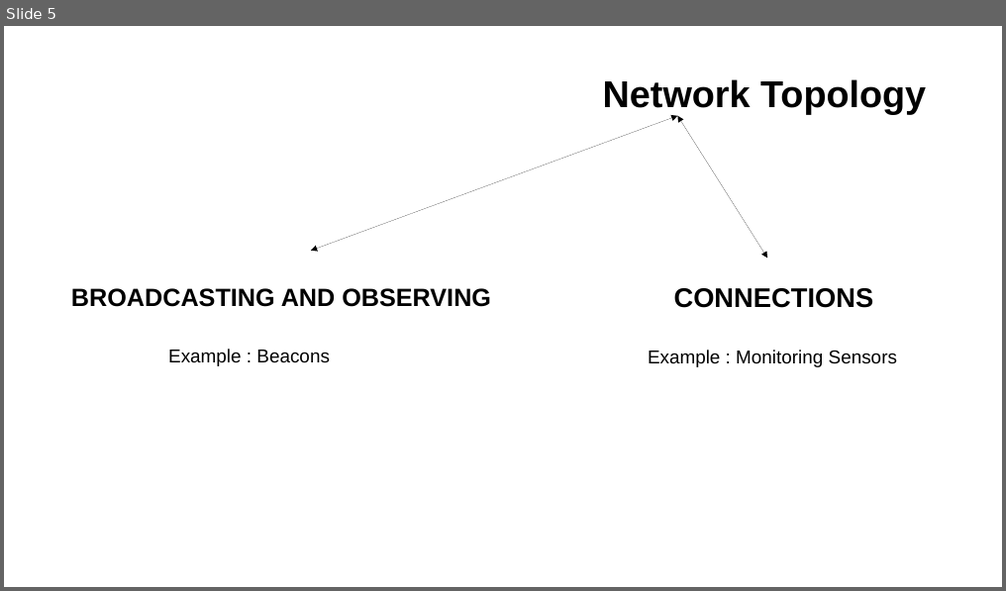
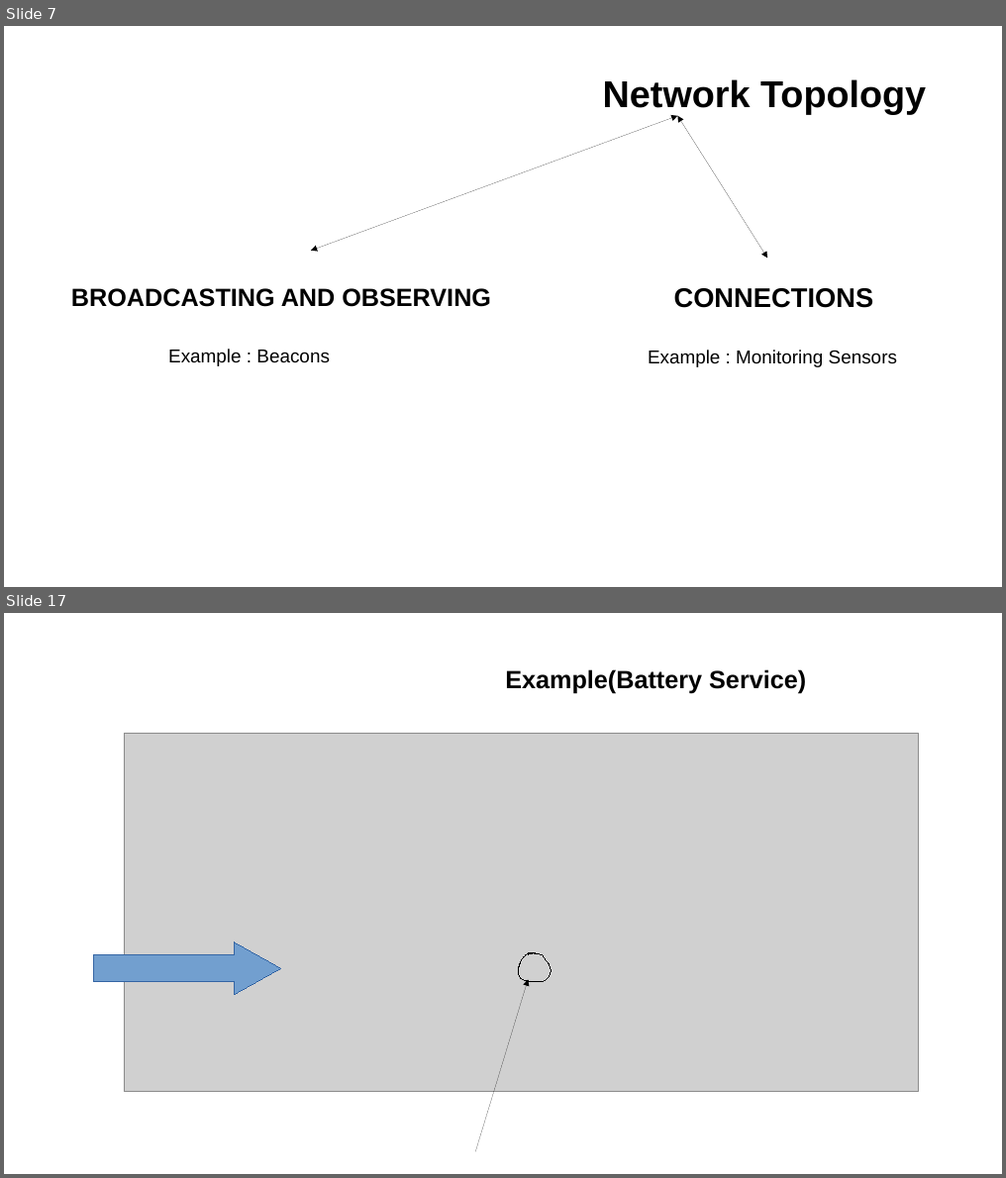
Before and after one commit to tuttyfrutyee/2019_staj, a slide deck: finalSunum/finalSunumKuartis.odp. Shown one above the other, each under a label of ours: slide 5 before the commit, slides 7 and 17 after it; the slides between them are not shown. The pictures are 1006x591 and 1006x1178 pixels, drawn with LibreOffice and Linux fonts; fonts in the diff are those of the drawing; grey boxes stand for pictures; background and template pictures are left out. Boxes give left, top, right and bottom in pixels: in the first picture for what was removed or moved away, otherwise in the second. Text is boxed around its words. In the diff, an @@ line names an element or a change of style, - is before the commit and + after.

```diff
--- a/finalSunum/finalSunumKuartis.odp
+++ b/finalSunum/finalSunumKuartis.odp
@@ slide 17 added at [4, 613, 1002, 1174], background #FFFFFF @@
@@ text added at [505, 669, 806, 694], 24 pt, text #000000, bold @@
+Example(Battery Service)
@@ picture added at [124, 733, 919, 1092] @@
@@ right arrow added at [94, 943, 281, 995], fill #729FCF, outline #3465A4 0 pt @@
@@ freeform shape added at [519, 953, 550, 982], outline #000000 0 pt @@
@@ arrow added from (475, 1152) to (528, 980), #000000 0 pt @@
@@ what was slide 5 is now slide 7 @@
```
Also in this commit, not shown: 1 slide changed, 20 other slides added.
